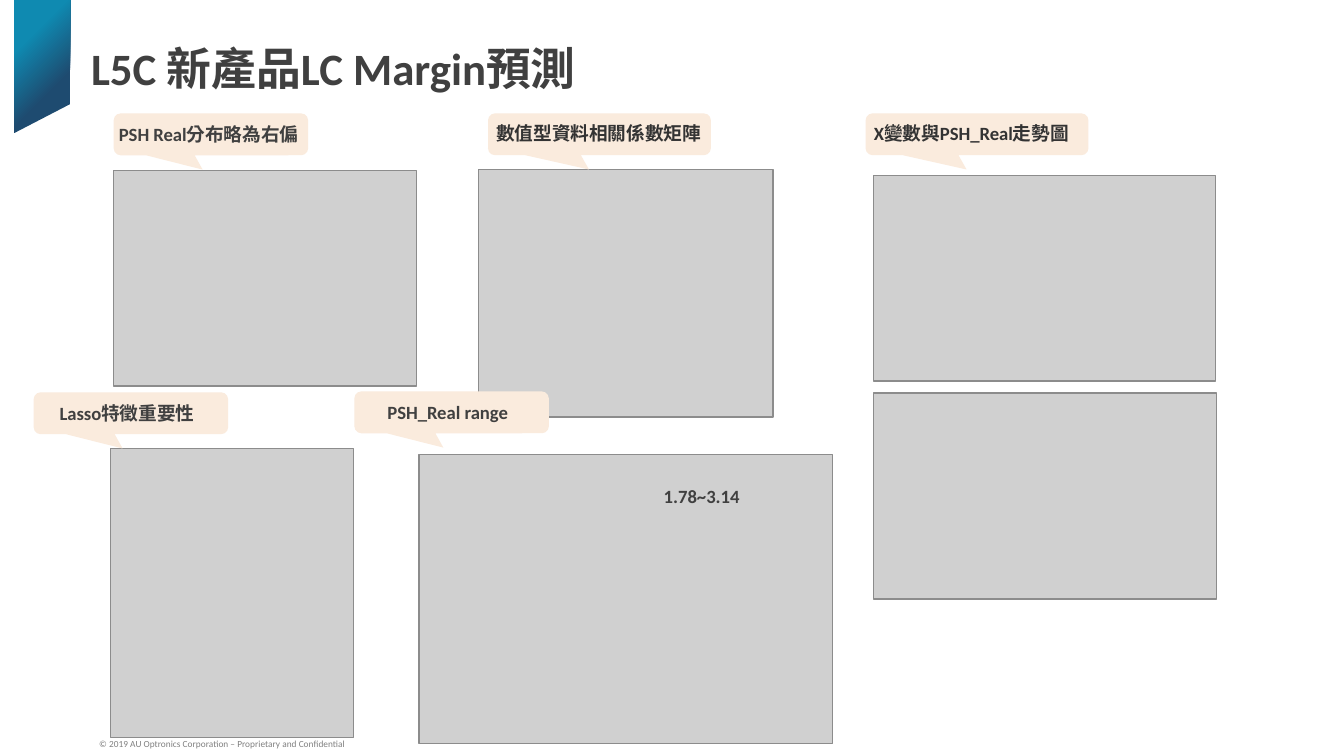
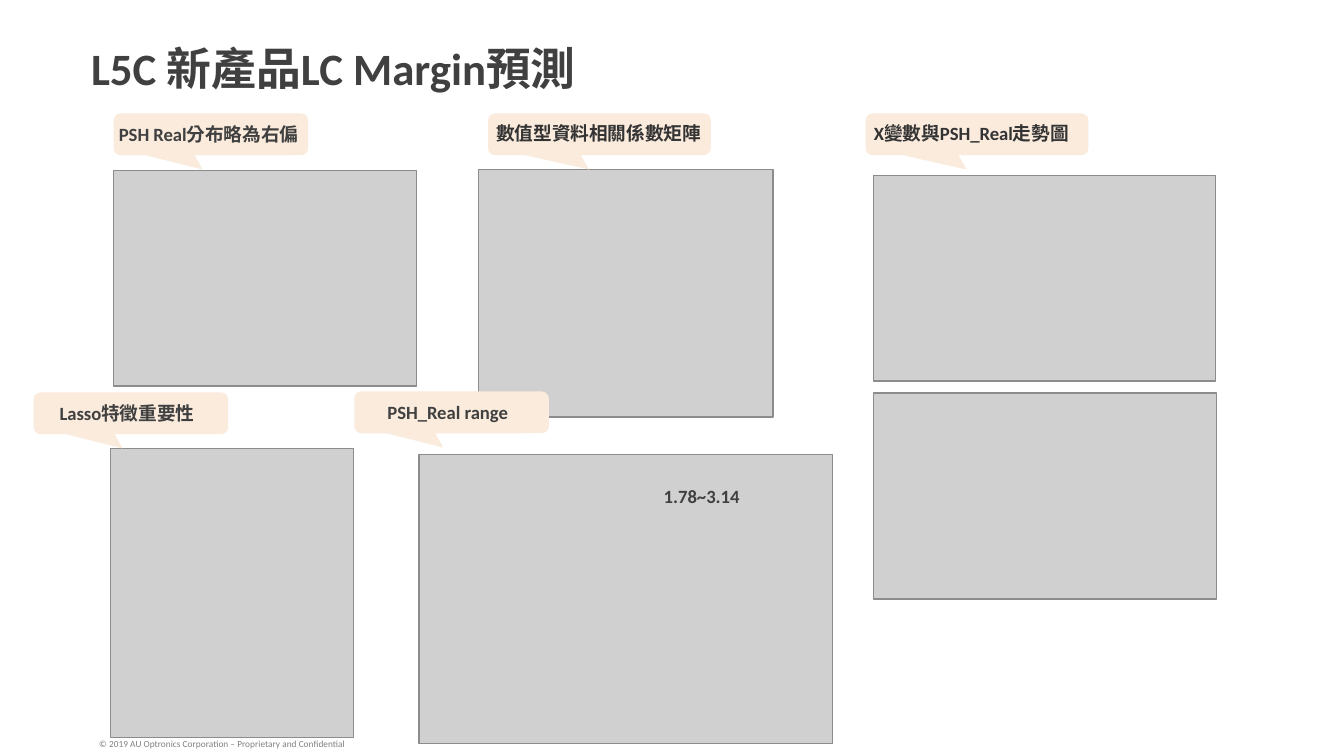
Before and after one commit to DorisssChan/web-crawler, a slide deck: slide 6 of 20200723_CD_詹惠婷.pptx (slide 7 before the commit). Drawn at 1344x756 pixels with LibreOffice and Linux fonts; fonts in the diff are those of the drawing; grey boxes stand for pictures; background and template pictures are left out. Boxes give left, top, right and bottom in pixels: in the first picture for what was removed or moved away, otherwise in the second. Text is boxed around its words. In the diff, an @@ line names an element or a change of style, - is before the commit and + after.

```diff
--- a/20200723_CD_詹惠婷.pptx
+++ b/20200723_CD_詹惠婷.pptx
@@ freeform shape removed at (x1=13, y1=0, x2=70, y2=133) @@
```
Also in this commit, not shown: 10 other slides changed, 1 slide removed.
